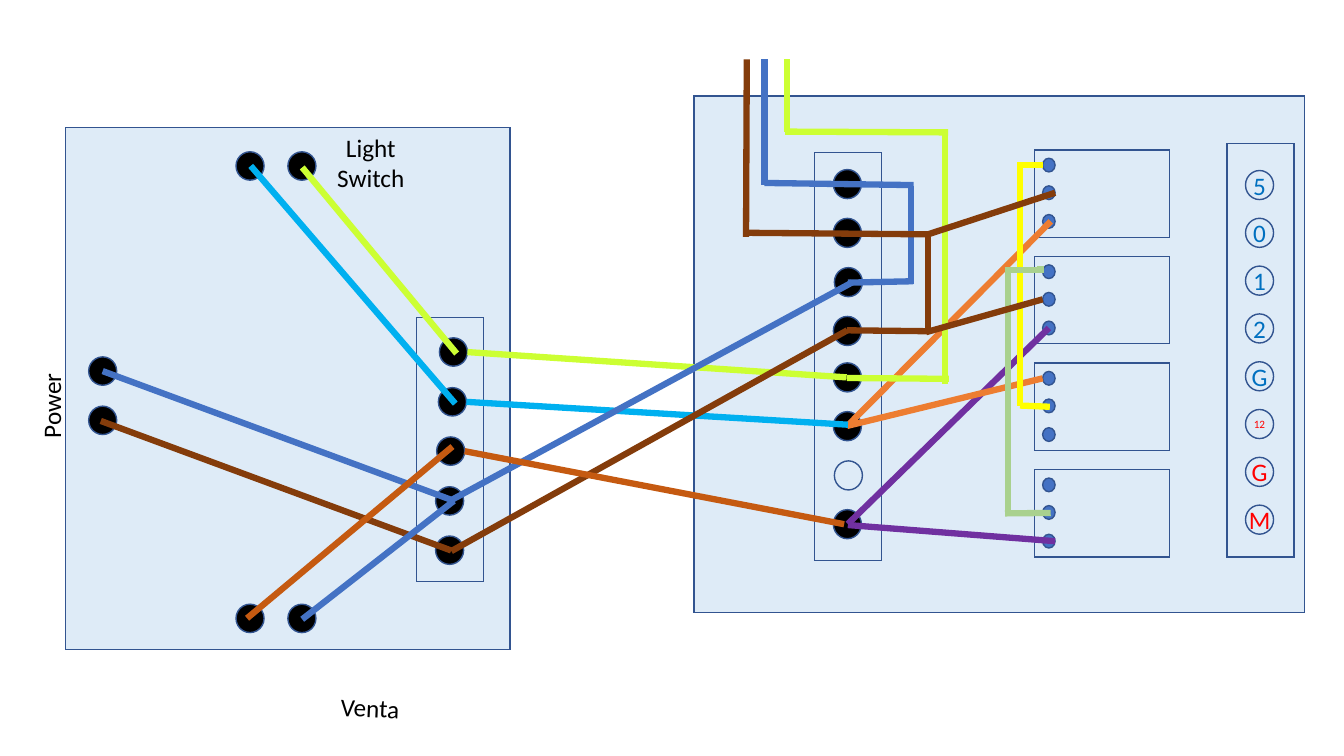
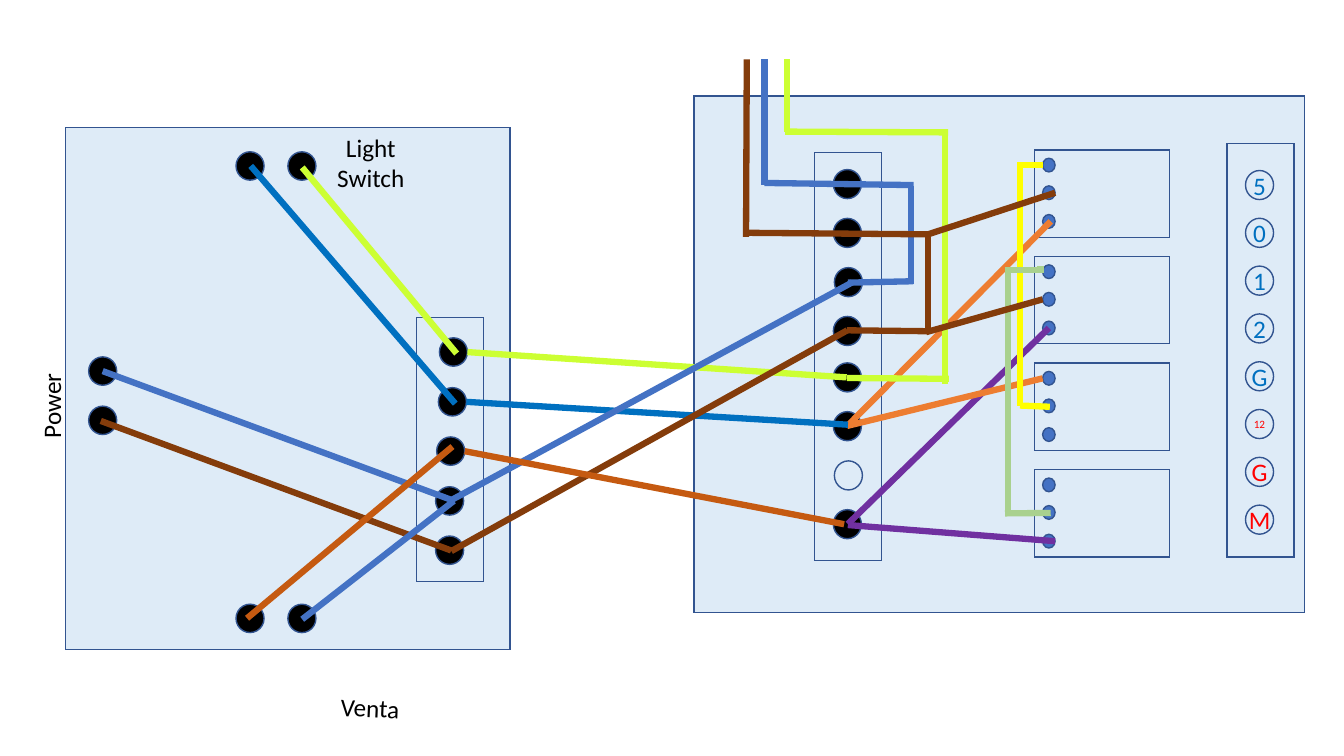
Before and after one commit to yochai-g-private/Venta, a slide deck: slide 6 of Venta/Venta.pptx. Drawn at 1344x756 pixels with LibreOffice and Linux fonts; fonts in the diff are those of the drawing. Boxes give left, top, right and bottom in pixels: in the first picture for what was removed or moved away, otherwise in the second. Text is boxed around its words. In the diff, an @@ line names an element or a change of style, - is before the commit and + after.

```diff
--- a/Venta/Venta.pptx
+++ b/Venta/Venta.pptx
@@ line (251, 166) - (456, 403): stroke #00B0F0 4.5 pt to #0070C0 4.5 pt @@
@@ line (467, 402) - (848, 424): stroke #00B0F0 4.5 pt to #0070C0 4.5 pt @@
```
Also in this commit, not shown: 1 other slide changed, 8 other files.
